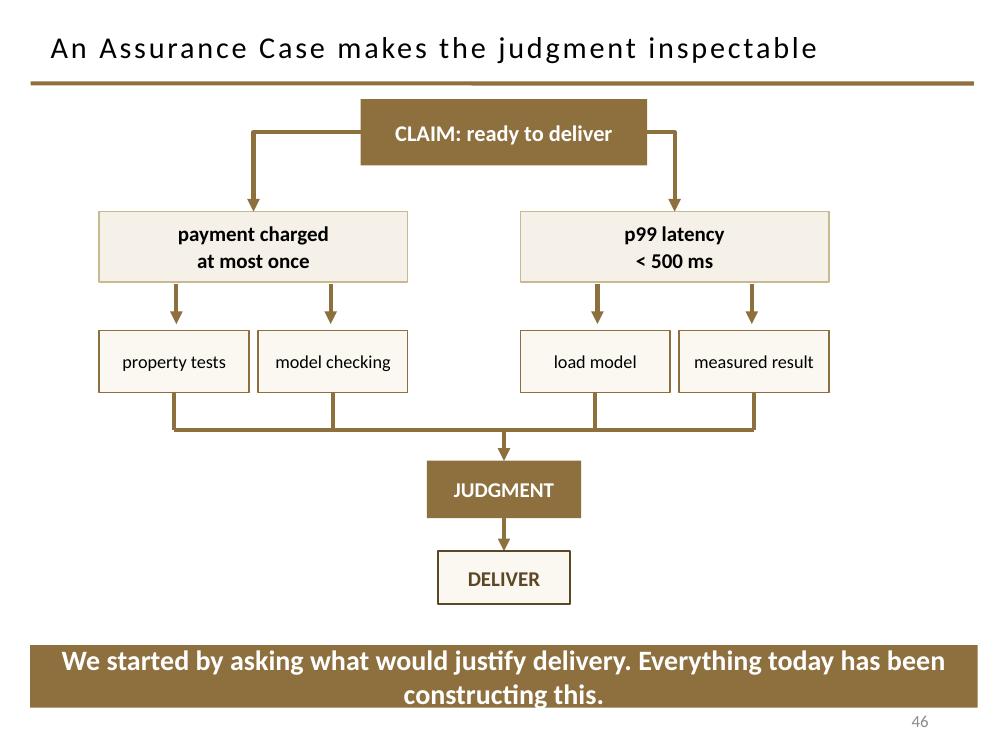
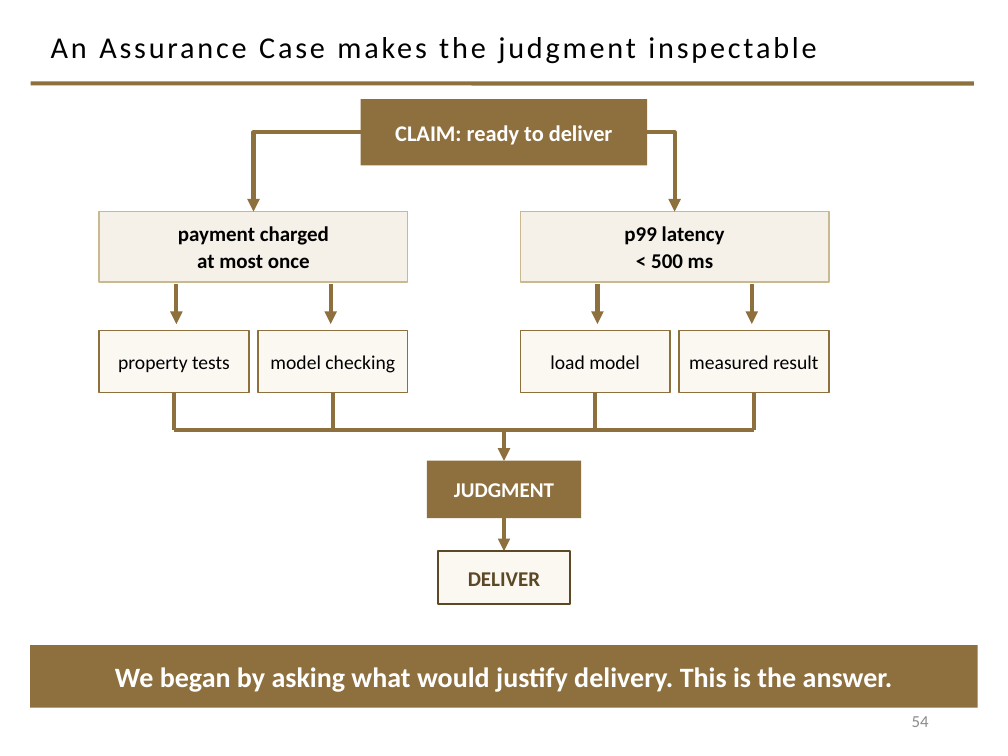
Before and after one commit to davisjam/model-based-agentic-software-engineering, a slide deck: slide 54 of course/lectures/act-1-foundations/08-validation/1-8-Validation.pptx (slide 46 before the commit). Drawn at 1008x756 pixels with LibreOffice and Linux fonts; fonts in the diff are those of the drawing; background and template pictures are left out. Boxes give left, top, right and bottom in pixels: in the first picture for what was removed or moved away, otherwise in the second. Text is boxed around its words. In the diff, an @@ line names an element or a change of style, - is before the commit and + after.

```diff
--- a/course/lectures/act-1-foundations/08-validation/1-8-Validation.pptx
+++ b/course/lectures/act-1-foundations/08-validation/1-8-Validation.pptx
@@ size 13 to 14 pt in 4 elements at (99,331,249,392), (258,331,408,392), (520,331,670,392), (679,331,830,392) @@
@@ text in rectangle at (115,667,893,692): text changed @@
-We started by asking what would justify delivery. Everything today has been constructing this.
+We began by asking what would justify delivery. This is the answer.
@@ page number at (912,716,929,727): text changed @@
-46
+54
```
Also in this commit, not shown: 22 other slides changed, 15 slides added, 7 slides removed.
